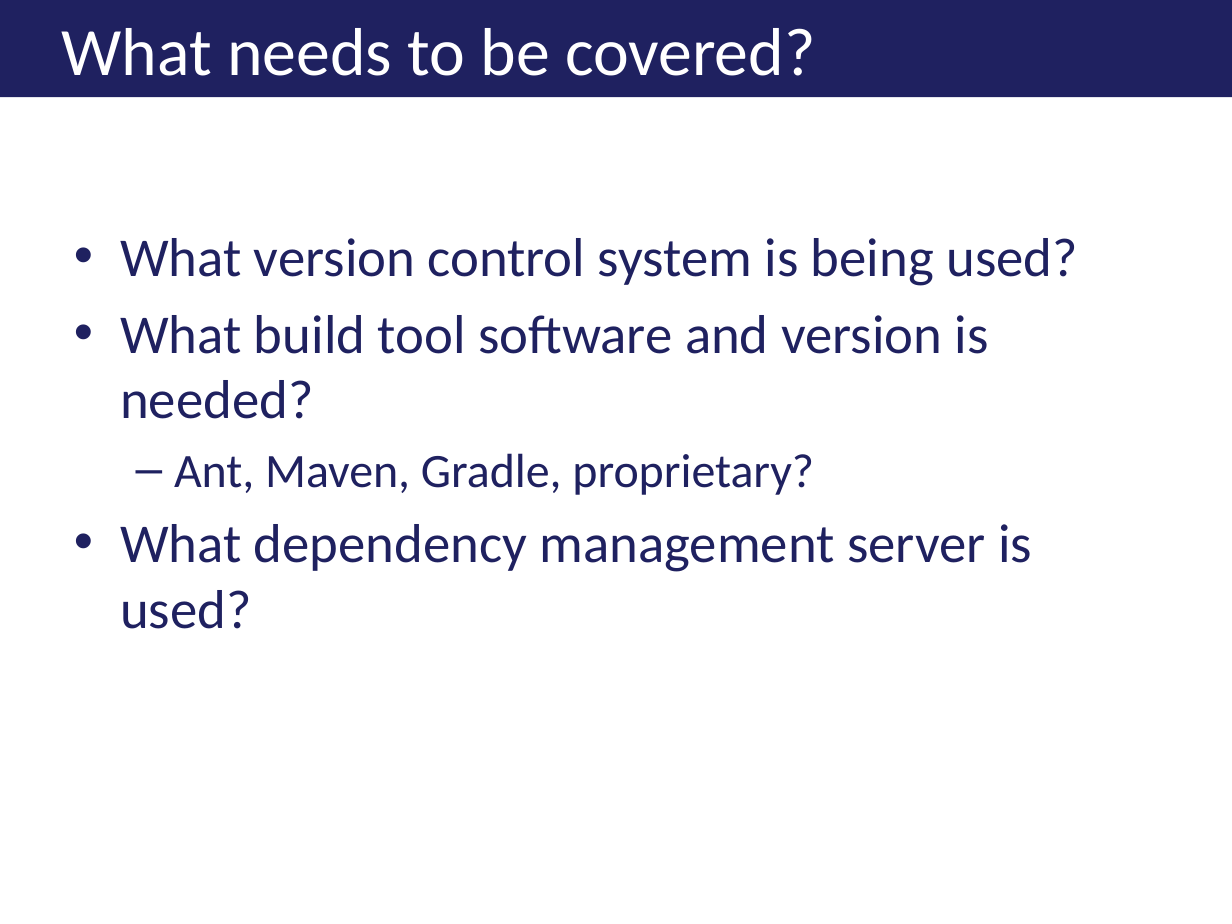
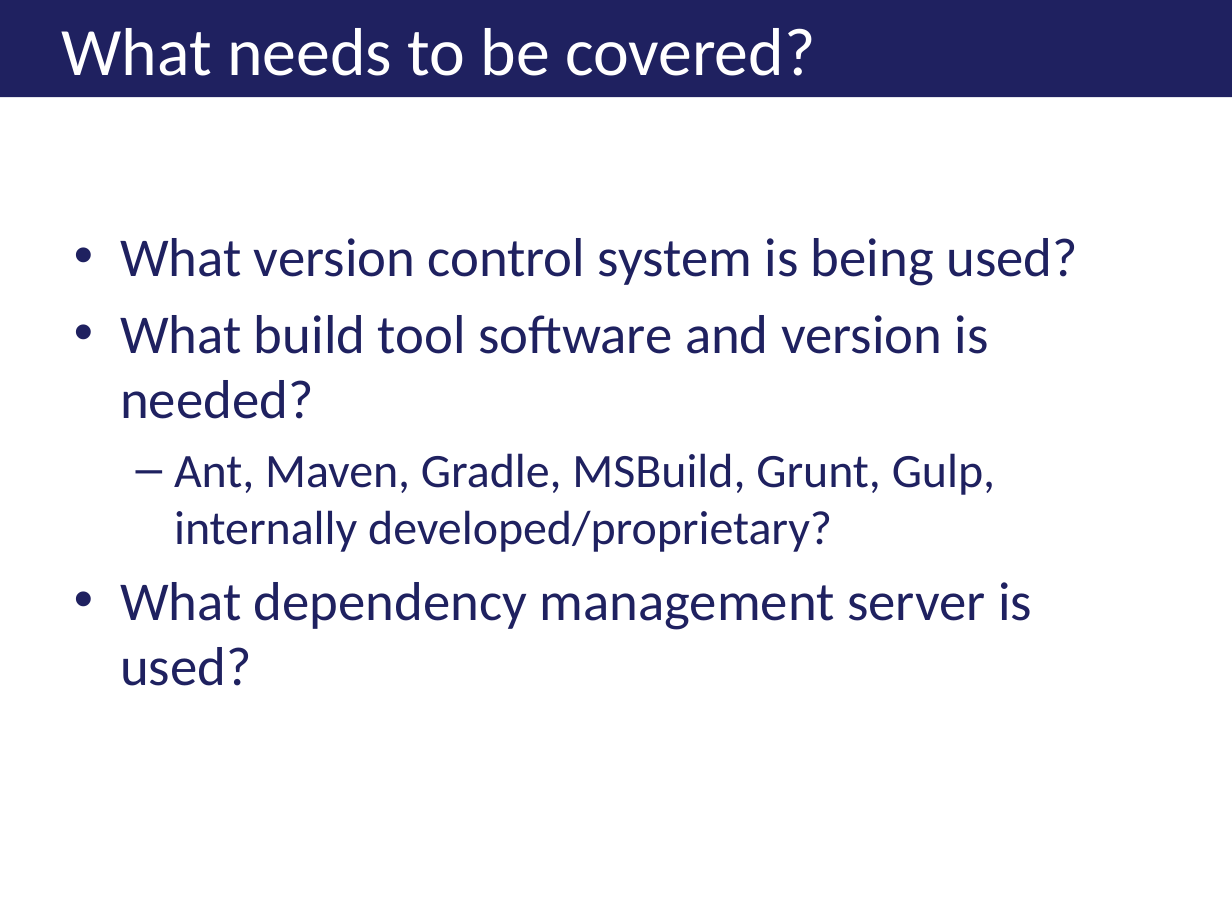
Before and after one commit to jkwuc89/Presentations, a slide deck: slide 9 of Effectively Documenting your Development Project.pptx. Drawn at 1232x924 pixels with LibreOffice and Linux fonts; fonts in the diff are those of the drawing; background and template pictures are left out. Boxes give left, top, right and bottom in pixels: in the first picture for what was removed or moved away, otherwise in the second. Text is boxed around its words. In the diff, an @@ line names an element or a change of style, - is before the commit and + after.

```diff
--- a/Effectively Documenting your Development Project.pptx
+++ b/Effectively Documenting your Development Project.pptx
@@ text at (174,453,995,552): text changed @@
-  – Ant, Maven, Gradle, proprietary?
+  – Ant, Maven, Gradle, MSBuild, Grunt, Gulp, internally developed/proprietary?
```
Also in this commit, not shown: 6 other slides changed, 1 slide added, 1 other file.
